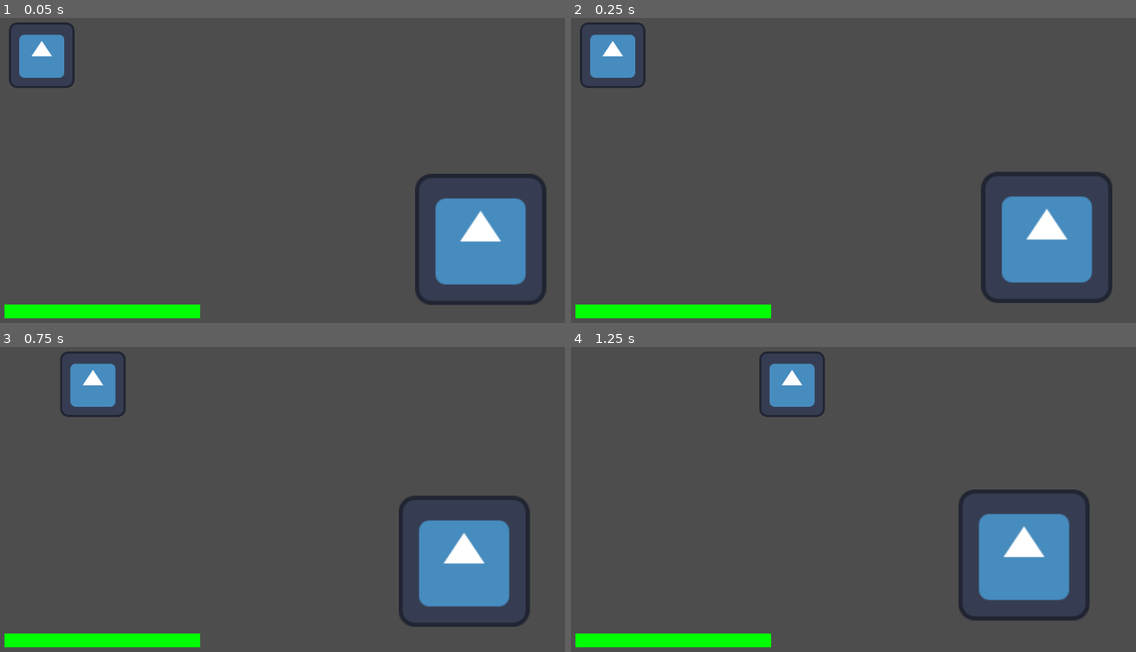
Above: before the commit, frames 1-4 (two rows, left to right).
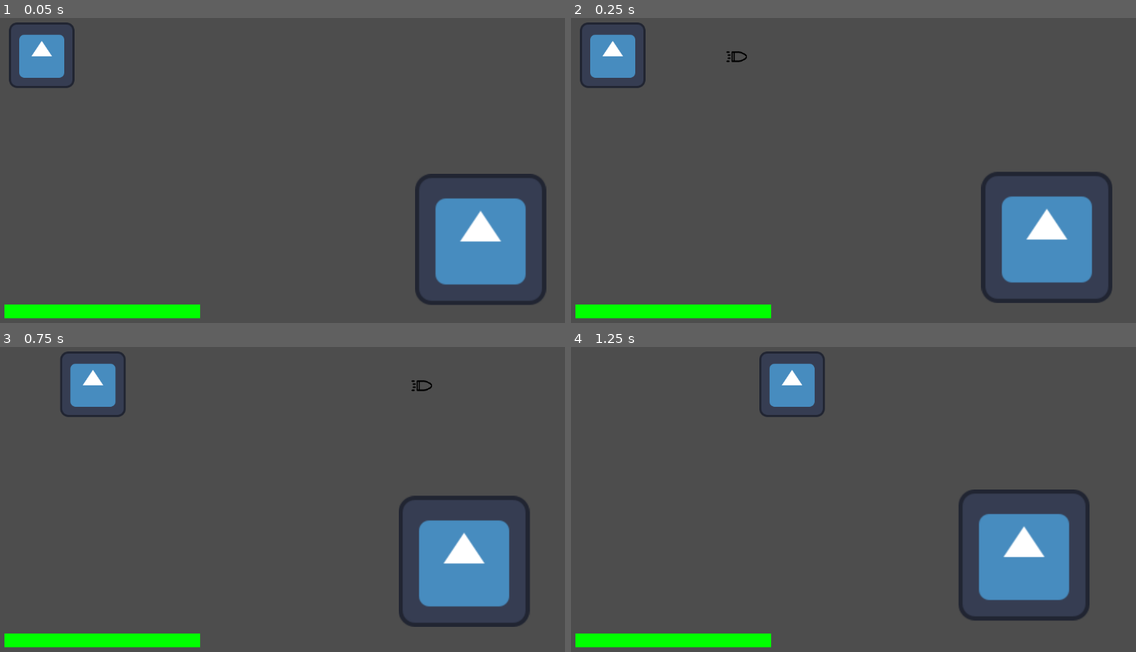
Above: after the commit, the same moments.

Repository: jtmchenry/2D-Roguelike-Game-Game-Jam-2025
Game: Godot game, scene res://levels/sandbox.tscn
Same seed, same stepped clock (60 frames per second), same inputs: the game is played once before the commit and once after it. The engine's default icon, where the game draws it, is replaced by a stand-in: a white triangle on a blue panel in a dark square.
Inputs:
- Up to frame 1 (0.05 s): no input
- Up to frame 2 (0.25 s): no input
- Up to frame 3 (0.75 s): hold Right (move_right) from 0.53 s (still down)
- Up to frame 4 (1.25 s): keep holding Right (move_right)

Frame 1 is identical in both runs. In frame 2, less than 0.1% of the frame differs, in the area x 27-32%, y 10-15%; in frame 3, less than 0.1%; in frame 4, nothing differs.

Commit message:
Bullet Added
bullet 1.0

Diff:
--- a/2d-roguelike/levels/sandbox.tscn
+++ b/2d-roguelike/levels/sandbox.tscn
@@ -1,15 +1,17 @@
-[gd_scene load_steps=4 format=3 uid="uid://blr5cemfmikr4"]
+[gd_scene load_steps=5 format=3 uid="uid://blr5cemfmikr4"]
 
 [ext_resource type="PackedScene" uid="uid://bm1ipexiutcqk" path="res://player/player.tscn" id="1_wfhpi"]
 [ext_resource type="PackedScene" uid="uid://fhqdcygqhv8m" path="res://monster/monster.tscn" id="1_whpuv"]
-[ext_resource type="PackedScene" uid="uid://x5bexxsssvfh" path="res://UI Scenes/player_health_bar.tscn" id="3_85hcc"]
+[ext_resource type="PackedScene" uid="uid://did71n6w1nejf" path="res://player/Bullet.tscn" id="3_7he1i"]
+[ext_resource type="PackedScene" uid="uid://x5bexxsssvfh" path="res://ui/player_health_bar.tscn" id="3_85hcc"]
 
 [node name="Sandbox" type="Node2D"]
 
 [node name="Monster" parent="." instance=ExtResource("1_whpuv")]
 position = Vector2(965, 464)
-speed = null
-damage = null
+
+[node name="Bullet" parent="." instance=ExtResource("3_7he1i")]
+position = Vector2(103, 99)
 
 [node name="Player" parent="." instance=ExtResource("1_wfhpi")]
 position = Vector2(106, 103)
--- /dev/null
+++ b/2d-roguelike/player/Bullet.tscn
@@ -0,0 +1,27 @@
+[gd_scene load_steps=4 format=3 uid="uid://did71n6w1nejf"]
+
+[ext_resource type="Script" path="res://player/bullet_spawner.gd" id="1_sbiib"]
+[ext_resource type="Texture2D" uid="uid://dh44q51omvwau" path="res://icons/bullet.png" id="2_4sosn"]
+
+[sub_resource type="CircleShape2D" id="CircleShape2D_n70q0"]
+
+[node name="Bullet" type="Node2D"]
+position = Vector2(551, 304)
+metadata/_edit_group_ = true
+
+[node name="BulletSpawner" type="Area2D" parent="."]
+position = Vector2(4.24017, 2.98163)
+script = ExtResource("1_sbiib")
+
+[node name="BulletHitBox" type="CollisionShape2D" parent="BulletSpawner"]
+shape = SubResource("CircleShape2D_n70q0")
+
+[node name="Bullet" type="Sprite2D" parent="BulletSpawner"]
+position = Vector2(-9, 4.00001)
+scale = Vector2(0.09375, 0.140625)
+texture = ExtResource("2_4sosn")
+
+[node name="AttackSpeed" type="Timer" parent="BulletSpawner"]
+
+[connection signal="body_entered" from="BulletSpawner" to="BulletSpawner" method="_on_body_entered"]
+[connection signal="timeout" from="BulletSpawner/AttackSpeed" to="BulletSpawner" method="_on_timer_timeout"]
--- /dev/null
+++ b/2d-roguelike/player/bullet_spawner.gd
@@ -0,0 +1,24 @@
+extends Area2D
+
+var travelled_distance = 0
+
+func _physics_process(delta):
+	const SPEED = 1000
+	const RANGE = 1200
+
+	var bullet_direction = Vector2.RIGHT.rotated(rotation)
+	position += bullet_direction * SPEED * delta
+
+	travelled_distance += SPEED * delta
+
+	if travelled_distance > RANGE:
+		queue_free()
+
+
+func _on_body_entered(body: Node2D) -> void:
+	queue_free()
+	#Add Damage to Monster Ememy Here
+
+
+func _on_timer_timeout() -> void:
+	pass # Replace with function body.
Binary file added: 2d-roguelike/icons/bullet.png
Not shown, added: 2d-roguelike/icons/bullet.png.import
Not shown, added: 2d-roguelike/player/bullet_spawner.gd.uid
